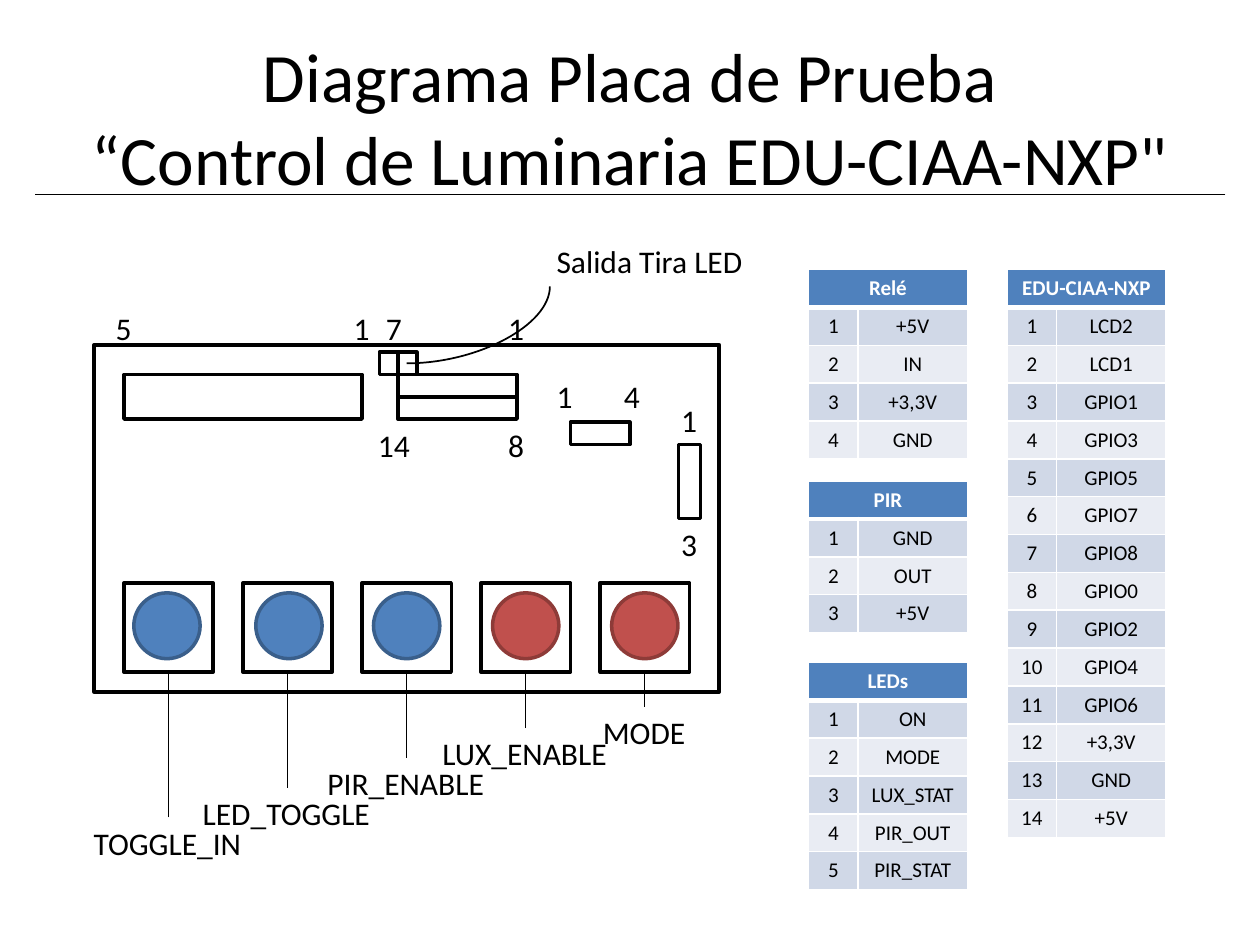
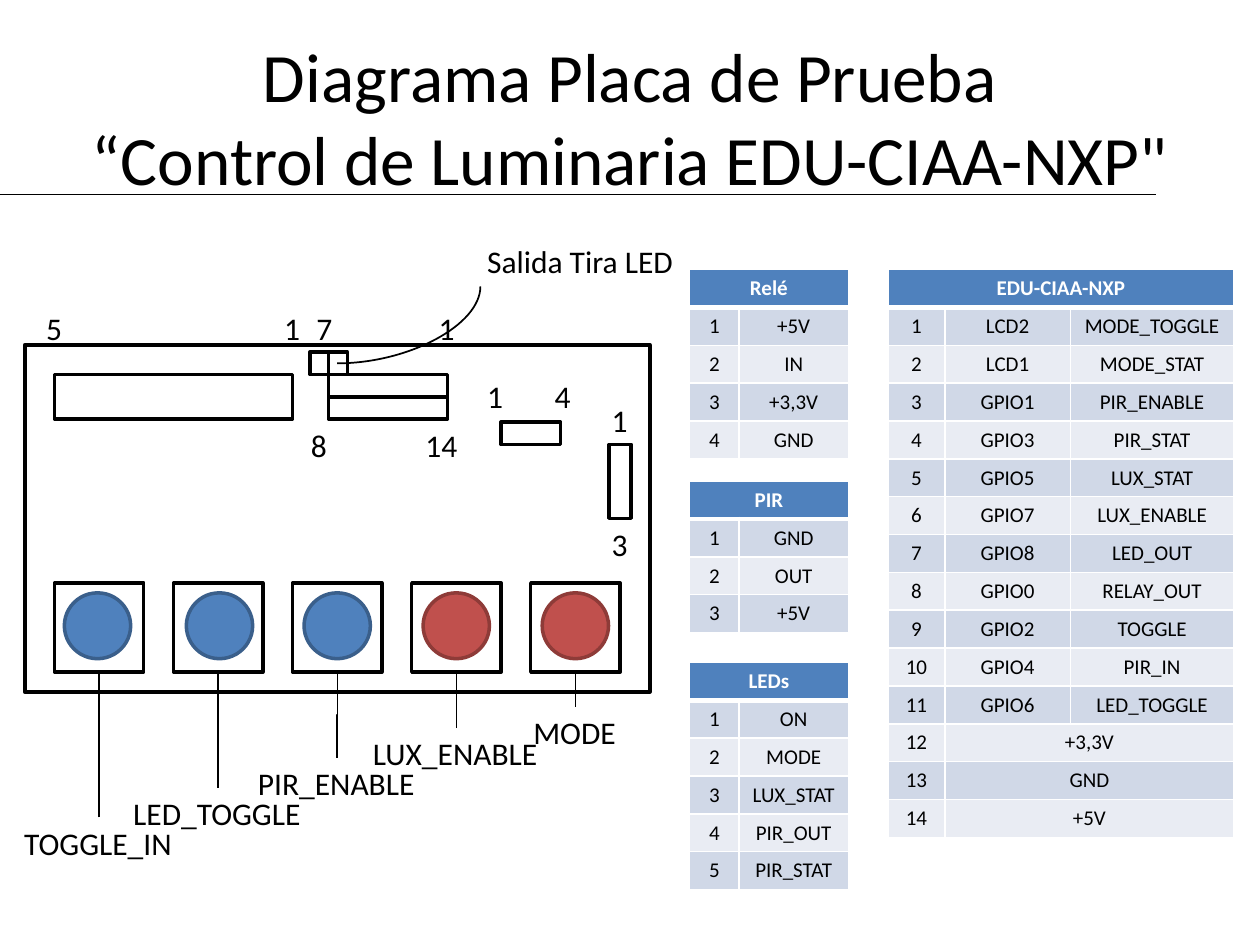
Before and after one commit to kleinher/Taller-de-Proyecto-firmware, a slide deck: slide 1 of proteus/placa_text.pptx. Drawn at 1260x945 pixels with LibreOffice and Linux fonts; fonts in the diff are those of the drawing. Boxes give left, top, right and bottom in pixels: in the first picture for what was removed or moved away, otherwise in the second. Text is boxed around its words. In the diff, an @@ line names an element or a change of style, - is before the commit and + after.

```diff
--- a/proteus/placa_text.pptx
+++ b/proteus/placa_text.pptx
@@ line moved from (1225, 195) - (35, 195) to (1155, 195) - (0, 195) @@
@@ table at bbox=[888, 270, 1234, 837] @@
+column 3:  | MODE_TOGGLE | MODE_STAT | PIR_ENABLE | PIR_STAT | LUX_STAT | LUX_ENABLE | LED_OUT | RELAY_OUT | TOGGLE | PIR_IN | LED_TOGGLE |  |  | 
@@ table: place and size @@
-table at bbox=[1007, 270, 1166, 837]
+table at bbox=[888, 270, 1234, 837]
@@ text "8": place and size @@
-text "8" at bbox=[508, 435, 524, 458]
+text "8" at bbox=[311, 435, 327, 458]
@@ text "14": place and size @@
-text "14" at bbox=[378, 436, 410, 457]
+text "14" at bbox=[425, 436, 457, 457]
@@ 14 texts, 13 rectangles, 5 elbow lines, 5 ellipses, 1 curved line: place and size @@
-14 texts, 13 rectangles, 5 elbow lines, 5 ellipses, 1 curved line at bbox=[94, 251, 742, 860]
+14 texts, 13 rectangles, 5 elbow lines, 5 ellipses, 1 curved line at bbox=[24, 251, 673, 860]
@@ 3 tables: place and size @@
-3 tables at bbox=[809, 270, 968, 890]
+3 tables at bbox=[689, 270, 848, 890]
```
Also in this commit, not shown: 26 other files.
